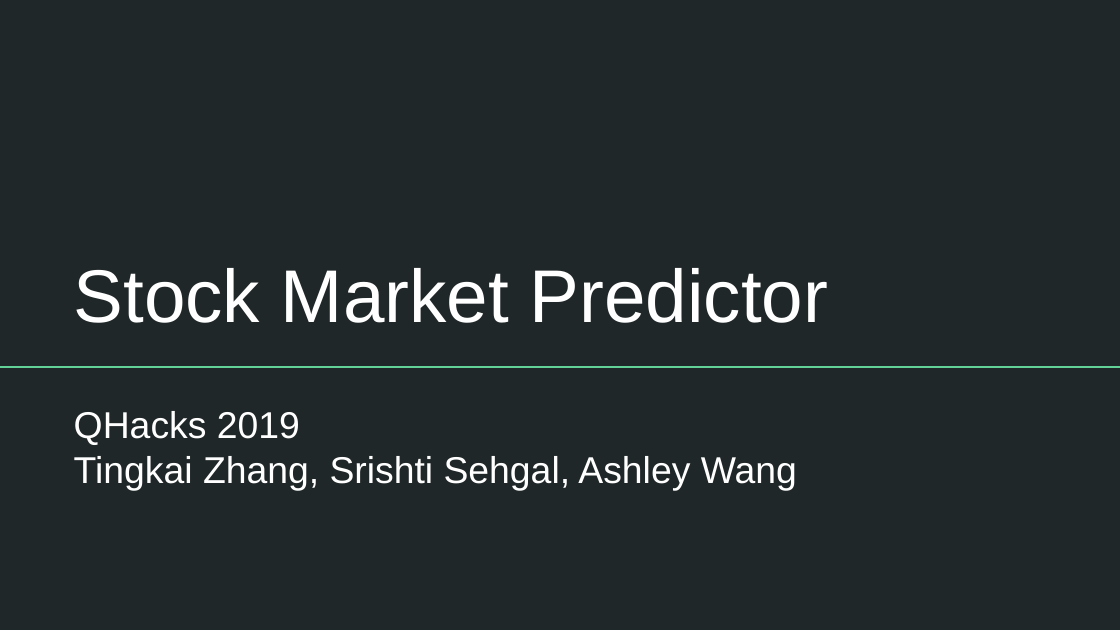
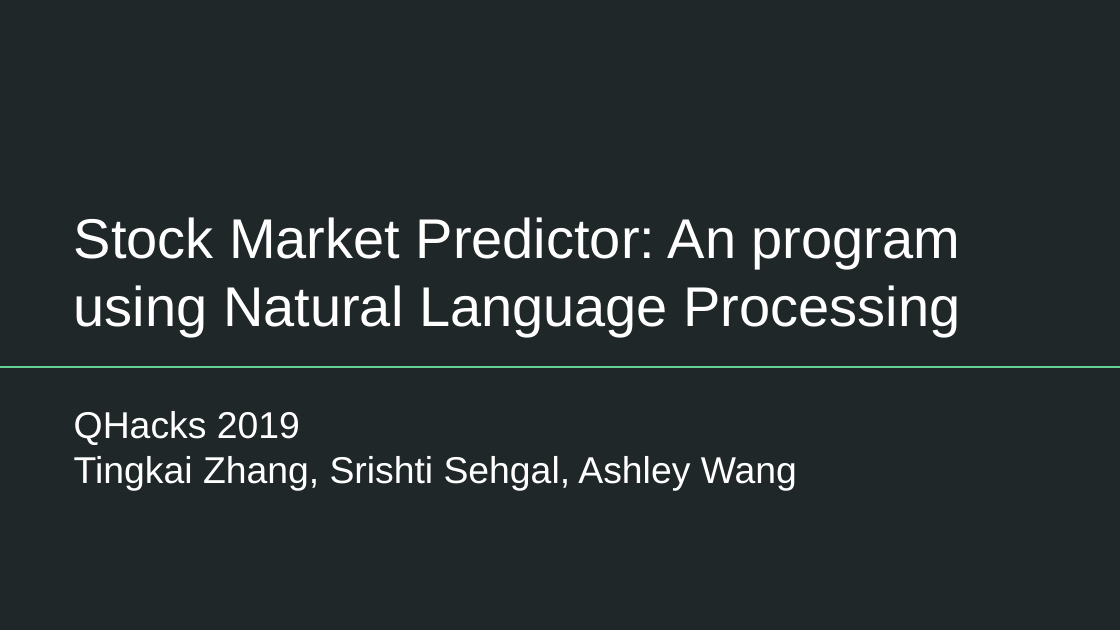
Before and after one commit to AshleyWWW/qhacks2019, a slide deck: slide 1 of Our Presentation.pptx. Drawn at 1120x630 pixels with LibreOffice and Linux fonts; fonts in the diff are those of the drawing. Boxes give left, top, right and bottom in pixels: in the first picture for what was removed or moved away, otherwise in the second. Text is boxed around its words. In the diff, an @@ line names an element or a change of style, - is before the commit and + after.

```diff
--- a/Our Presentation.pptx
+++ b/Our Presentation.pptx
@@ title at [74,217,961,335]: text changed; size 48 to 36 pt @@
-Stock Market Predictor
+Stock Market Predictor: An program using Natural Language Processing
```
Also in this commit, not shown: 5 other slides changed, 3 slides removed.
